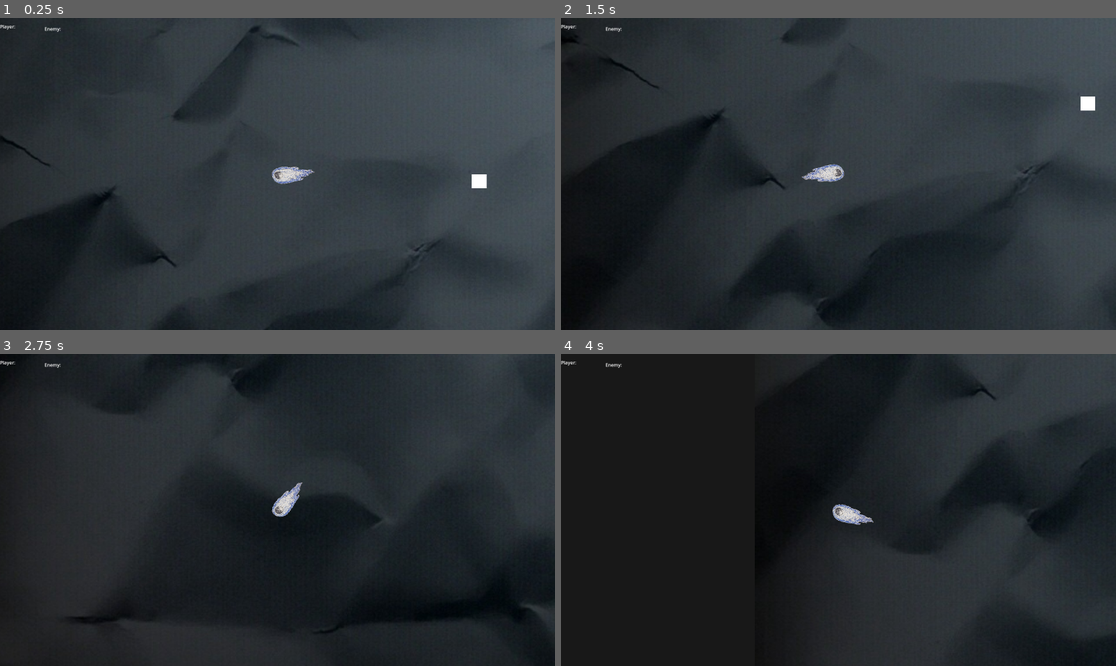
Above: before the commit, frames 1-4 (two rows, left to right).
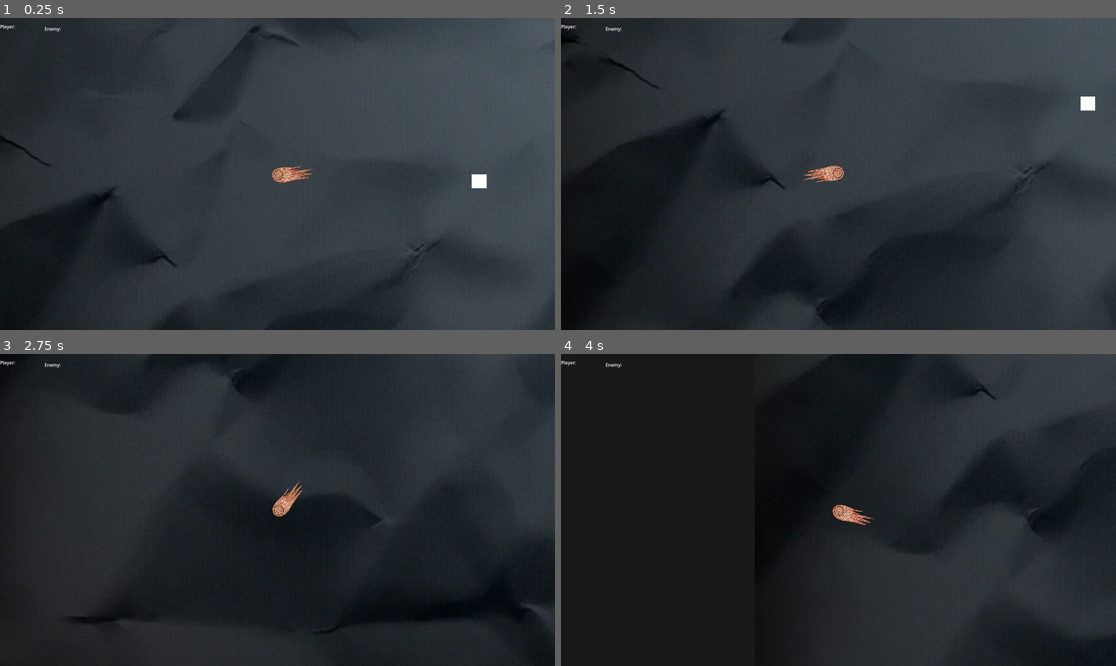
Above: after the commit, the same moments.

Repository: MaxHoecker/Movement-Hell
Game: Godot game, scene res://main.tscn
The game is run twice, just before and just after one commit, with the same random seed, the same clock (stepped at 60 frames per second) and the same inputs.
Inputs (mouse positions are in pixels of both pictures, inside the frame that each line leads up to):
- Up to frame 1 (0.25 s): no input
- Up to frame 2 (1.5 s): move the mouse to (960, 158) at 0.52 s; press the mouse at (960, 158) at 0.53 s; hold D (move_right) 0.53-1.28 s; move the mouse to (727, 189) at 1.27 s; release the mouse at (727, 189) at 1.28 s; hold S (move_down) from 1.28 s (still down); click (727, 189) at 1.35 s
- Up to frame 3 (2.75 s): move the mouse to (333, 441) at 2.02 s; release S (move_down) at 2.03 s; press the mouse at (333, 441) at 2.03 s; hold D (move_right) from 2.03 s (still down)
- Up to frame 4 (4 s): move the mouse to (810, 572) at 2.77 s; release D (move_right) at 2.78 s; release the mouse at (810, 572) at 2.78 s; hold W (move_up) 2.78-3.53 s; click (810, 572) at 2.85 s; move the mouse to (1005, 556) at 3.52 s; press the mouse at (1005, 556) at 3.53 s; hold A (move_left) from 3.53 s (still down)

The runs differ from the first frame. In frame 1, 0.3% of the frame differs, in the area x 48-57%, y 47-54%; in frame 2, 0.3%; in frame 3, 0.3%, in the area x 48-55%, y 40-53%; in frame 4, 0.3%.
Error before the commit: Invalid assignment of property or key 'velocity' with value of type 'Vector2' on a base object of type 'Node2D'. (res://enemy.gd:20)

Commit message:
reworked hit boxes hurt boxes and health

Diff:
--- a/Common/health.gd
+++ b/Common/health.gd
@@ -1,10 +1,73 @@
 class_name Health
 extends Node
 
-@export var health: int: set = set_health, get = get_health
+
+signal max_health_changed(diff: int)
+signal health_changed(diff: int)
+signal health_depleted
+
+
+@export var max_health: int = 3 : set = set_max_health, get = get_max_health
+@export var invincibility: bool = false : set = set_invincibility, get = get_invincibility
+
+var invincibility_timer: Timer = null
+
+@onready var health: int = max_health : set = set_health, get = get_health
+
+
+func set_max_health(value: int):
+	var clamped_value = 1 if value <= 0 else value
+
+	if not clamped_value == max_health:
+		var difference = clamped_value - max_health
+		max_health = value
+		max_health_changed.emit(difference)
+
+		if health > max_health:
+			health = max_health
+
+
+func get_max_health() -> int:
+	return max_health
+
+
+func set_invincibility(value: bool):
+	invincibility = value
+
+
+func get_invincibility() -> bool:
+	return invincibility
+
+
+func set_temp_invincibility(time: float):
+	if invincibility_timer == null:
+		invincibility_timer = Timer.new()
+		invincibility_timer.one_shot = true
+		add_child(invincibility_timer)
+
+	if invincibility_timer.timeout.is_connected(set_invincibility):
+		invincibility_timer.timeout.disconnect(set_invincibility)
+
+	invincibility_timer.set_wait_time(time)
+	invincibility_timer.timeout.connect(set_invincibility.bind(false))
+	invincibility = true
+	invincibility_timer.start()
+
 
 func set_health(value: int):
-	health = value
+	if value < health and invincibility:
+		return
+
+	var clamped_value = clampi(value, 0, max_health)
+
+	if clamped_value != health:
+		var difference = clamped_value - health
+		health = value
+		health_changed.emit(difference)
+
+		if health == 0:
+			health_depleted.emit()
+
 
 func get_health():
 	return health
--- a/Common/hurtbox.gd
+++ b/Common/hurtbox.gd
@@ -9,7 +9,6 @@
 	connect("area_entered", _on_area_entered)
 
 func _on_area_entered(hitbox: HitBox) -> void:
-	print("here")
 	if hitbox != null:
 		health.health -= hitbox.damage
-		recieved_damage.emit(health.health)
+		recieved_damage.emit(hitbox.damage)
--- a/bullet.tscn
+++ b/bullet.tscn
@@ -5,7 +5,7 @@
 
 [sub_resource type="RectangleShape2D" id="RectangleShape2D_v7oki"]
 
-[node name="Bullet" type="Node2D"]
+[node name="Bullet" type="AnimatedSprite2D"]
 script = ExtResource("1_v7oki")
 
 [node name="ColorRect" type="ColorRect" parent="."]
@@ -14,8 +14,8 @@
 color = Color(0.794614, 0, 0.114086, 1)
 
 [node name="HitBox" type="Area2D" parent="."]
-collision_layer = 15
-collision_mask = 15
+collision_layer = 4
+collision_mask = 0
 script = ExtResource("2_v8qja")
 
 [node name="HitBox" type="CollisionShape2D" parent="HitBox"]
--- a/debug_hud.gd
+++ b/debug_hud.gd
@@ -1,10 +1,9 @@
 extends CanvasLayer
-
-
-
-func update_enemy_damage(num):
-	$"Enemy Damage".text = "Enemy: "+str(num)
 
 
 func _on_player_hit(damage) -> void:
 	$"Player Damage".text = "Player: "+str(damage)
+
+
+func _on_enemy_hit(damage) -> void:
+	$"Enemy Damage".text = "Enemy: "+str(damage)
--- a/enemy.gd
+++ b/enemy.gd
@@ -10,9 +10,12 @@
 
 @export var bullet_scene: PackedScene
 var damage
+@export var health: Health
+signal hit
 
 func _ready() -> void:
 	$BulletTimer.start()
+	health.health = 10
 
 func _on_bullet_timer_timeout():
 	var bullet = bullet_scene.instantiate()
@@ -20,5 +23,5 @@
 	bullet.velocity = Vector2(player.global_position - global_position).normalized() * 300
 	add_child(bullet)
 
-func hit():
-	damage += 1
+func recieved_damage(damage):
+	hit.emit(health.health)
--- a/enemy.tscn
+++ b/enemy.tscn
@@ -8,9 +8,10 @@
 [sub_resource type="RectangleShape2D" id="RectangleShape2D_4gyqm"]
 size = Vector2(51, 49)
 
-[node name="Enemy" type="AnimatedSprite2D"]
+[node name="Enemy" type="AnimatedSprite2D" node_paths=PackedStringArray("health")]
 script = ExtResource("1_7k104")
 bullet_scene = ExtResource("2_4gyqm")
+health = NodePath("Health")
 
 [node name="BulletTimer" type="Timer" parent="."]
 wait_time = 2.0
@@ -19,15 +20,18 @@
 offset_right = 51.0
 offset_bottom = 49.0
 
-[node name="EnemyHurtBox" type="Area2D" parent="."]
+[node name="EnemyHurtBox" type="Area2D" parent="." node_paths=PackedStringArray("health")]
+collision_layer = 0
+collision_mask = 2
 script = ExtResource("3_iifgy")
+health = NodePath("../Health")
 
 [node name="CollisionShape2D" type="CollisionShape2D" parent="EnemyHurtBox"]
 position = Vector2(25.5, 24.5)
 shape = SubResource("RectangleShape2D_4gyqm")
 
-[node name="Node" type="Node" parent="."]
+[node name="Health" type="Node" parent="."]
 script = ExtResource("4_epg4t")
-health = 10
 
 [connection signal="timeout" from="BulletTimer" to="." method="_on_bullet_timer_timeout"]
+[connection signal="recieved_damage" from="EnemyHurtBox" to="." method="recieved_damage"]
--- a/main.tscn
+++ b/main.tscn
@@ -31,10 +31,10 @@
 position = Vector2(12, 3)
 
 [node name="ColorRect" type="ColorRect" parent="Arena"]
-offset_left = -5742.0
-offset_top = -3618.0
-offset_right = 5943.0
-offset_bottom = 4287.0
+offset_left = -5901.0
+offset_top = -3777.0
+offset_right = 5784.0
+offset_bottom = 4128.0
 color = Color(0.0941176, 0.0941176, 0.0941176, 1)
 
 [node name="WrinkledPaperBackgroundBlack" type="Sprite2D" parent="Arena"]
@@ -76,7 +76,6 @@
 
 [node name="Enemy" parent="." instance=ExtResource("4_1bvp3")]
 position = Vector2(-1011, 317)
-collision_layer = 15
-collision_mask = 15
 
 [connection signal="hit" from="Player" to="Player/Debug Hud" method="_on_player_hit"]
+[connection signal="hit" from="Enemy" to="Player/Debug Hud" method="_on_enemy_hit"]
--- a/player.gd
+++ b/player.gd
@@ -8,7 +8,7 @@
 
 var mouse_position
 var arena_size # Size of the game window.
-var damage = 0
+var damage = 1
 @export var health: Health
 
 var player_move_speed
@@ -64,5 +64,5 @@
 		new_acc *= player_acceleration_scalar
 	return new_acc
 
-func on_bullet_hit(health):
-	hit.emit(health)
+func recieved_damage(damage):
+	hit.emit(health.get_health())
--- a/player.tscn
+++ b/player.tscn
@@ -38,17 +38,18 @@
 
 [node name="Player" type="CharacterBody2D" node_paths=PackedStringArray("health") groups=["player"]]
 scale = Vector2(0.5, 0.5)
-collision_layer = 15
-collision_mask = 15
+collision_layer = 2
 script = ExtResource("1_wb3ic")
 health = NodePath("Health")
 
 [node name="AnimatedSprite2D" type="AnimatedSprite2D" parent="."]
 position = Vector2(-105, -5.5)
 sprite_frames = SubResource("SpriteFrames_6i7g3")
-animation = &"player_2"
+animation = &"player_1"
 
 [node name="HitBox" type="Area2D" parent="."]
+collision_layer = 2
+collision_mask = 0
 script = ExtResource("4_2hs0m")
 metadata/_custom_type_script = "uid://cvyfsyyp4pnp6"
 
@@ -58,6 +59,8 @@
 shape = SubResource("CapsuleShape2D_5vh1k")
 
 [node name="HurtBox" type="Area2D" parent="." node_paths=PackedStringArray("health")]
+collision_layer = 0
+collision_mask = 4
 script = ExtResource("5_1jxqw")
 health = NodePath("../Health")
 metadata/_custom_type_script = "uid://cpv62s52ejtni"
@@ -72,9 +75,6 @@
 
 [node name="Health" type="Node" parent="."]
 script = ExtResource("6_dw050")
-health = 100
 metadata/_custom_type_script = "uid://ly27nkb710x8"
 
-[connection signal="tree_entered" from="." to="." method="_on_tree_entered"]
-[connection signal="tree_exiting" from="." to="." method="_on_tree_exiting"]
-[connection signal="recieved_damage" from="HurtBox" to="." method="on_bullet_hit"]
+[connection signal="recieved_damage" from="HurtBox" to="." method="recieved_damage"]
Not shown, changed: .gitignore
